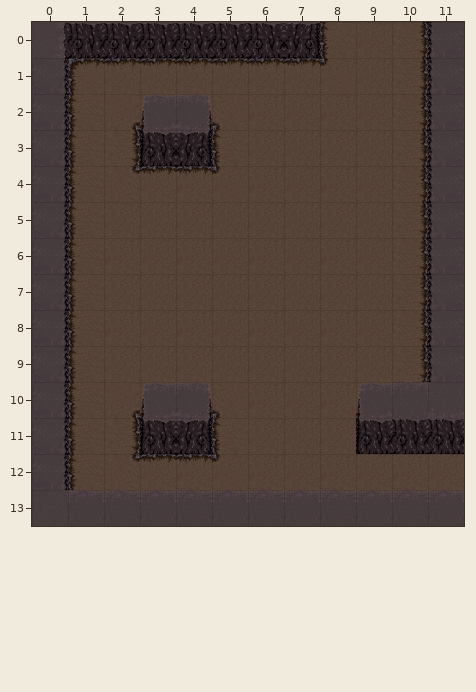
Tiled map, stored at core/assets/tiledMap/niveau2.tmx. That is the earlier state.
Cells are 128x128 px. Shown: x 0..11, y 0..13.
The result:
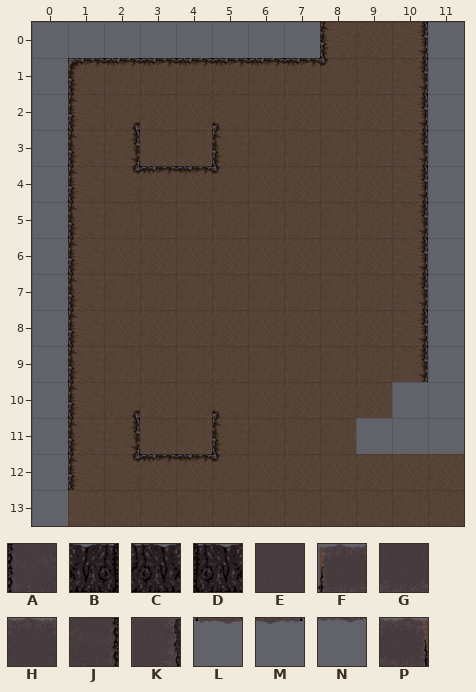
Key: from "Tileset Wall Niveau 1 128.128": A 1, B 2, C 3, D 4, E 5, F 6, G 7, H 8, J 9, K 10, L 13, M 13 flipped left-right, N 14, P 17.
_ is an empty cell, . an unchanged one.
Difference:
--- layer "mur" (now hidden)
@@ x 1..7 @@
- 0 CCCCCCB
+ 0 _______
@@ x 3..4 @@
- 3 DB
+ 3 __
@@ x 3..11 @@
-11 DB....DCC
+11 __....___
--- layer "toit" (now hidden)
@@ x 0..11 @@
- 0 KNNNNNNN....
- 1 J...........
- 2 J..FP.......
- 3 J..LM.......
- 4 J...........
- 5 J...........
- 6 J...........
- 7 J...........
- 8 J...........
- 9 J...........
-10 J..FP....FGG
-11 J........LNN
-12 J...........
-13 EHHHHHHHHHHH
+ 0 ________....
+ 1 _...........
+ 2 _..__.......
+ 3 _..__.......
+ 4 _...........
+ 5 _...........
+ 6 _...........
+ 7 _...........
+ 8 _...........
+ 9 _...........
+10 _..__....___
+11 _........___
+12 _...........
+13 ____________
--- layer "toit2" (now hidden)
@@ x 3..11 @@
- 0 ........A
- 1 ........A
- 2 ........A
- 3 ........A
- 4 ........A
- 5 ........A
- 6 ........A
- 7 ........A
- 8 ........A
- 9 ........A
-10 .......H.
-11 LM.......
+ 0 ........_
+ 1 ........_
+ 2 ........_
+ 3 ........_
+ 4 ........_
+ 5 ........_
+ 6 ........_
+ 7 ........_
+ 8 ........_
+ 9 ........_
+10 ......._.
+11 __.......
Changed places in both pictures, as pixel boxes (x1, y1, x2, y2):
removed: (32, 22, 464, 526)
